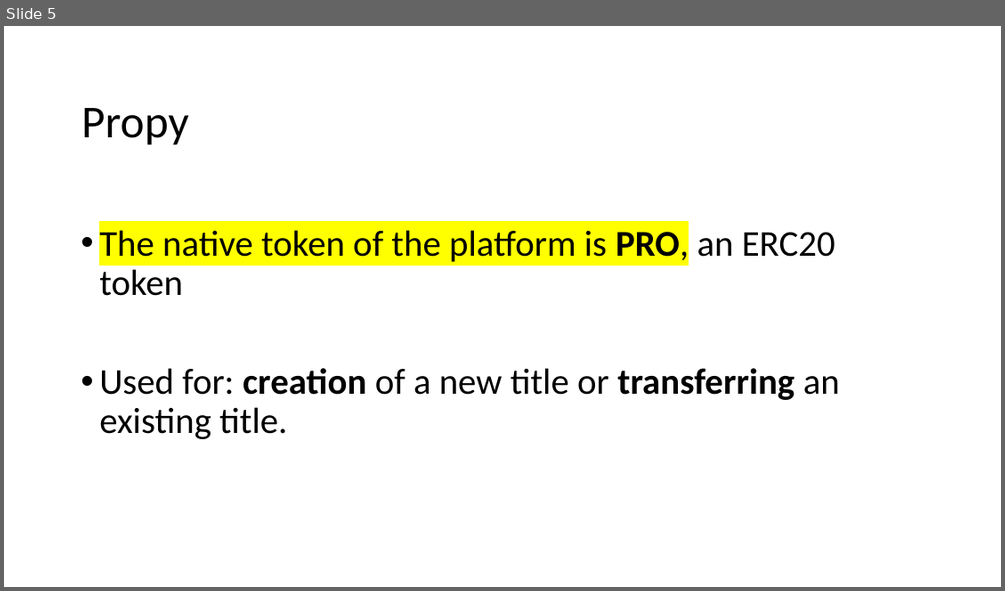
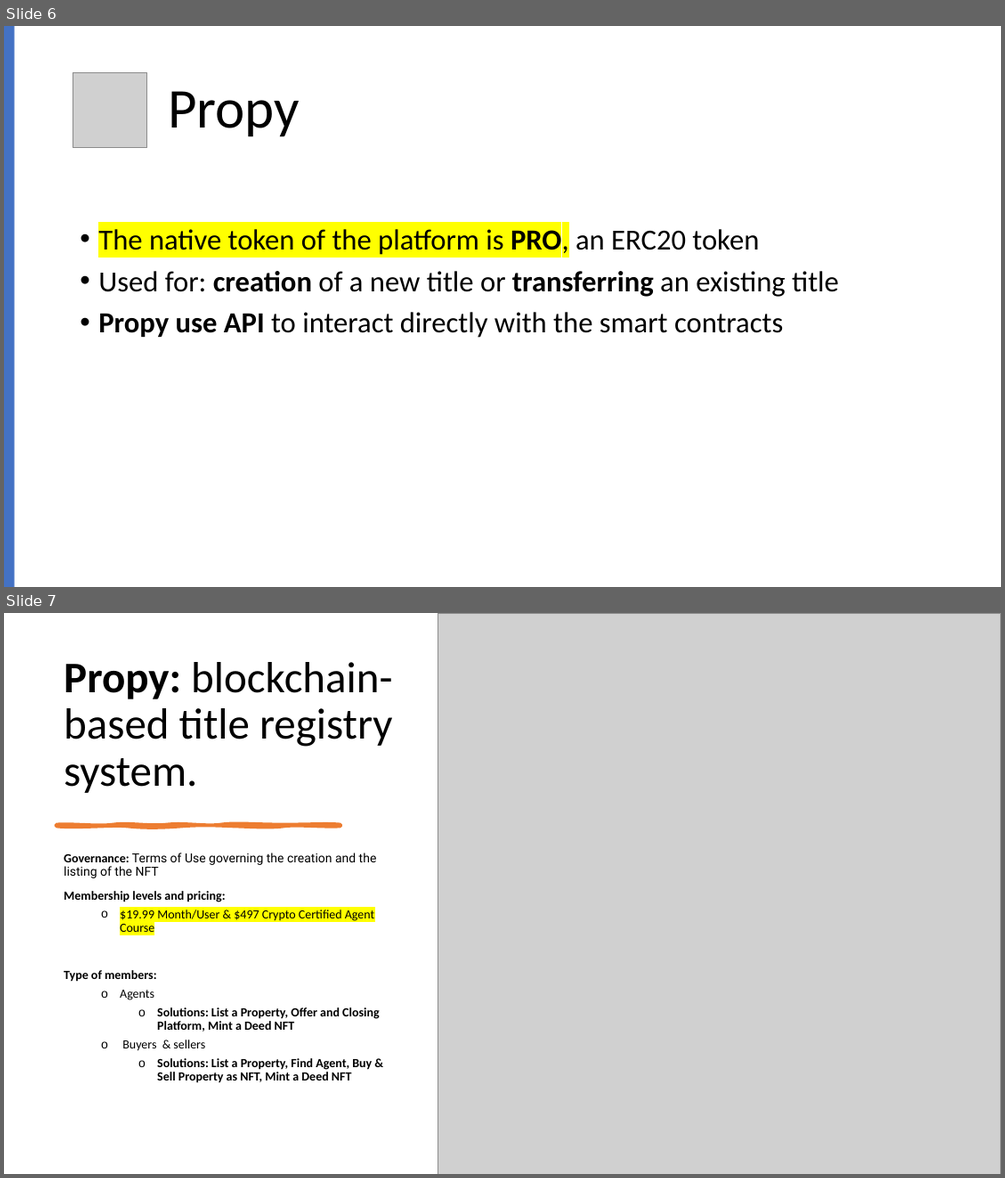
Before and after one commit to RusUsf/Blockchain_Class, a slide deck: Ruslan_Dubas_Presentation.pptx. Shown one above the other, each under a label of ours: slide 5 before the commit, slides 6 and 7 after it. The pictures are 1005x591 and 1005x1178 pixels, drawn with LibreOffice and Linux fonts; fonts in the diff are those of the drawing; grey boxes stand for pictures. Boxes give left, top, right and bottom in pixels: in the first picture for what was removed or moved away, otherwise in the second. Text is boxed around its words. In the diff, an @@ line names an element or a change of style, - is before the commit and + after.

```diff
--- a/Ruslan_Dubas_Presentation.pptx
+++ b/Ruslan_Dubas_Presentation.pptx
@@ slide 7 added at (4,613,1001,1174), background #FFFFFF @@
@@ picture added at (438,613,1001,1174) @@
@@ title added at (64,662,392,793), 42 pt, text #000000 @@
+Propy: blockchain-based title registry system.
@@ freeform shape added at (57,825,340,826), fill #ED7D31, outline #ED7D31 3.5 pt @@
@@ text added at (64,852,379,1083), 12 pt, text #000000, bold @@
+Governance: Terms of Use governing the creation and the listing of the NFT
+Membership levels and pricing:
+  o $19.99 Month/User & $497 Crypto Certified Agent Course
+Type of members:
+  o Agents
+    o Solutions: List a Property, Offer and Closing Platform, Mint a Deed NFT
+  o Buyers & sellers
+    o Solutions: List a Property, Find Agent, Buy & Sell Property as NFT, Mint a Deed NFT
@@ what was slide 5 is now slide 6 @@
@@ slide 6 changed as well @@
@@ rectangle added at (4,26,15,587), fill #4472C4 @@
@@ picture added at (73,72,147,147) @@
@@ title "Propy": place and size @@
-title "Propy" at (81,108,189,145)
+title "Propy" at (168,91,299,136)
@@ title "Propy" at (168,91,299,136): size 44 to 54 pt @@
@@ text at (98,225,759,257): size 35 to 28 pt in "The native token of the platform is ..." @@
@@ text at (98,271,839,338): text changed; size 35 to 28 pt @@
-• Used for: creation of a new title or transferring an existing title.
+• Used for: creation of a new title or transferring an existing title
+• Propy use API to interact directly with the smart contracts
```
Also in this commit, not shown: 4 other slides changed, 1 other slide added, 1 slide removed.
